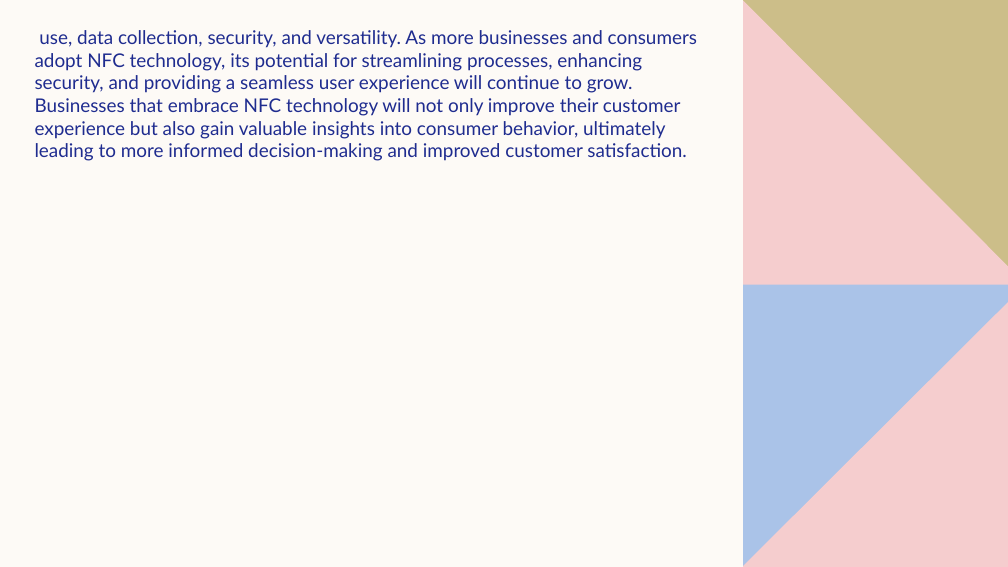
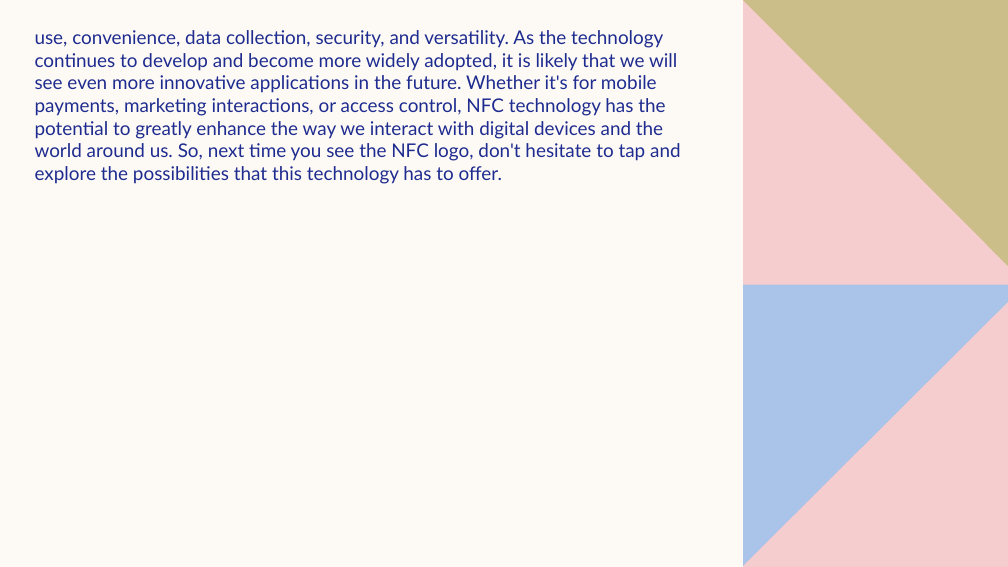
Before and after one commit to tijilparakh04/PBL, a slide deck: slide 1 of enhanced_presentation.pptx. Drawn at 1008x567 pixels with LibreOffice and Linux fonts; fonts in the diff are those of the drawing. Boxes give left, top, right and bottom in pixels: in the first picture for what was removed or moved away, otherwise in the second. Text is boxed around its words. In the diff, an @@ line names an element or a change of style, - is before the commit and + after.

```diff
--- a/enhanced_presentation.pptx
+++ b/enhanced_presentation.pptx
@@ text at [35,30,681,184]: text changed @@
-use, data collection, security, and versatility. As more businesses and consumers adopt NFC technology, its potential for streamlining processes, enhancing security, and providing a seamless user experience will continue to grow. Businesses that embrace NFC technology will not only improve their customer experience but also gain valuable insights into consumer behavior, ultimately leading to more informed decision-making and improved customer satisfaction.
+use, convenience, data collection, security, and versatility. As the technology continues to develop and become more widely adopted, it is likely that we will see even more innovative applications in the future. Whether it's for mobile payments, marketing interactions, or access control, NFC technology has the potential to greatly enhance the way we interact with digital devices and the world around us. So, next time you see the NFC logo, don't hesitate to tap and explore the possibilities that this technology has to offer.
```
Also in this commit, not shown: 4 other files.
